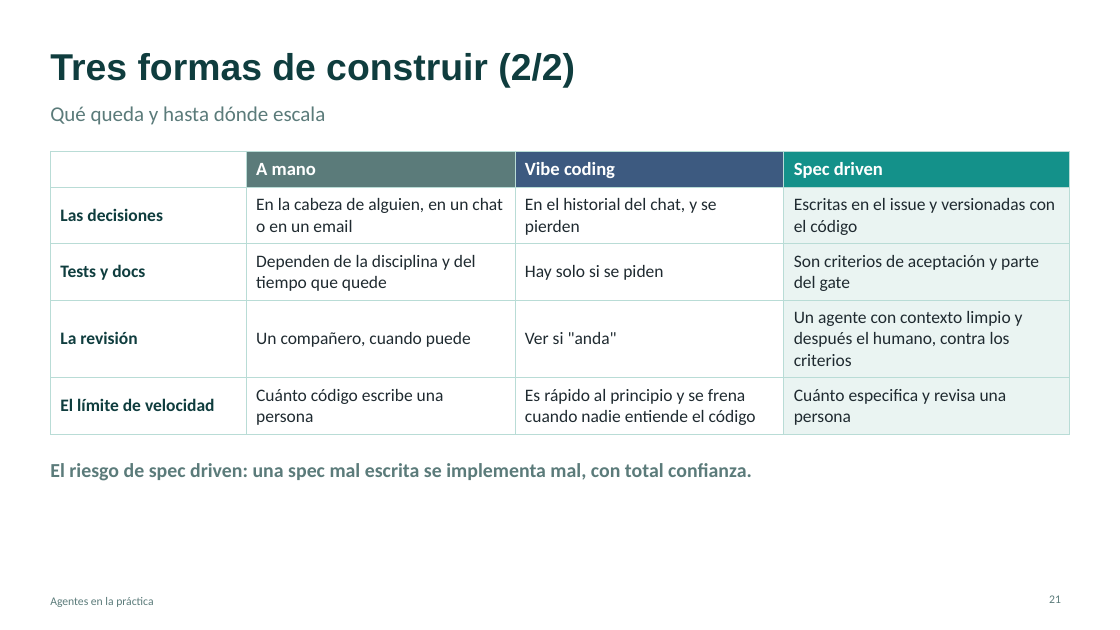
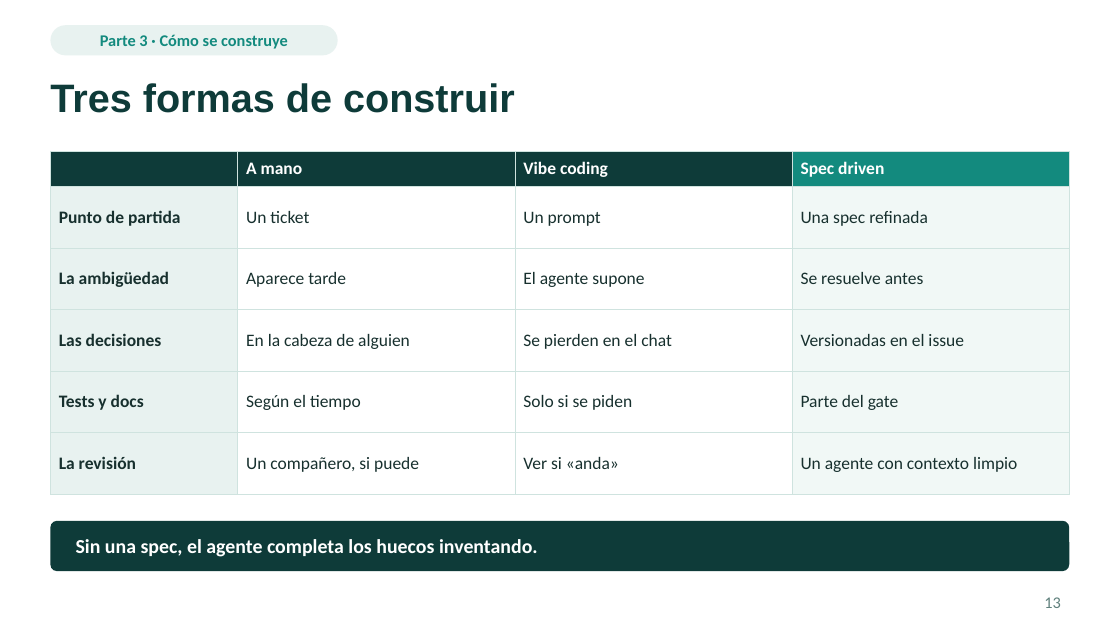
Before and after one commit to emiber/UTDT, a slide deck: slide 13 of docs/presentacion/presentacion.pptx (slide 21 before the commit). Drawn at 1120x630 pixels with LibreOffice and Linux fonts; fonts in the diff are those of the drawing. Boxes give left, top, right and bottom in pixels: in the first picture for what was removed or moved away, otherwise in the second. Text is boxed around its words. In the diff, an @@ line names an element or a change of style, - is before the commit and + after.

```diff
--- a/docs/presentacion/presentacion.pptx
+++ b/docs/presentacion/presentacion.pptx
@@ rounded rectangle added at (50,25,338,55), fill #E8F2F0, 14 pt, text #138A7E, bold @@
+Parte 3 · Cómo se construye
@@ title at (50,83,515,113): text changed; size 32 to 34 pt; text colour #0F3D3E to #0E3B39 @@
-Tres formas de construir (2/2)
+Tres formas de construir
@@ text removed at (50,106,325,125) @@
-Qué queda y hasta dónde escala
@@ table at (50,151,1070,476) @@
-row 2: Las decisiones | En la cabeza de alguien, en un chat o en un email | En el historial del chat, y se pierden | Escritas en el issue y versionadas con el código
-row 3: Tests y docs | Dependen de la disciplina y del tiempo que quede | Hay solo si se piden | Son criterios de aceptación y parte del gate
-row 4: La revisión | Un compañero, cuando puede | Ver si "anda" | Un agente con contexto limpio y después el humano, contra los criterios
-row 5: El límite de velocidad | Cuánto código escribe una persona | Es rápido al principio y se frena cuando nadie entiende el código | Cuánto especifica y revisa una persona
+row 2: Punto de partida | Un ticket | Un prompt | Una spec refinada
+row 3: La ambigüedad | Aparece tarde | El agente supone | Se resuelve antes
+row 4: Las decisiones | En la cabeza de alguien | Se pierden en el chat | Versionadas en el issue
+row 5: Tests y docs | Según el tiempo | Solo si se piden | Parte del gate
+row 6: La revisión | Un compañero, si puede | Ver si «anda» | Un agente con contexto limpio
@@ text removed at (50,463,752,481) @@
-El riesgo de spec driven: una spec mal escrita se implementa mal, con total confianza.
@@ rounded rectangle added at (50,521,1070,571), fill #0E3B39 @@
@@ text added at (76,539,538,557), 17 pt, text #FFFFFF, bold @@
+Sin una spec, el agente completa los huecos inventando.
@@ text removed at (50,597,153,607) @@
-Agentes en la práctica
@@ page number added at (1044,597,1061,608), 14 pt, text #5E7F7B @@
+13
@@ page number removed at (1049,595,1061,603) @@
-21
```
Also in this commit, not shown: 22 other slides changed, 2 slides added, 9 slides removed.
